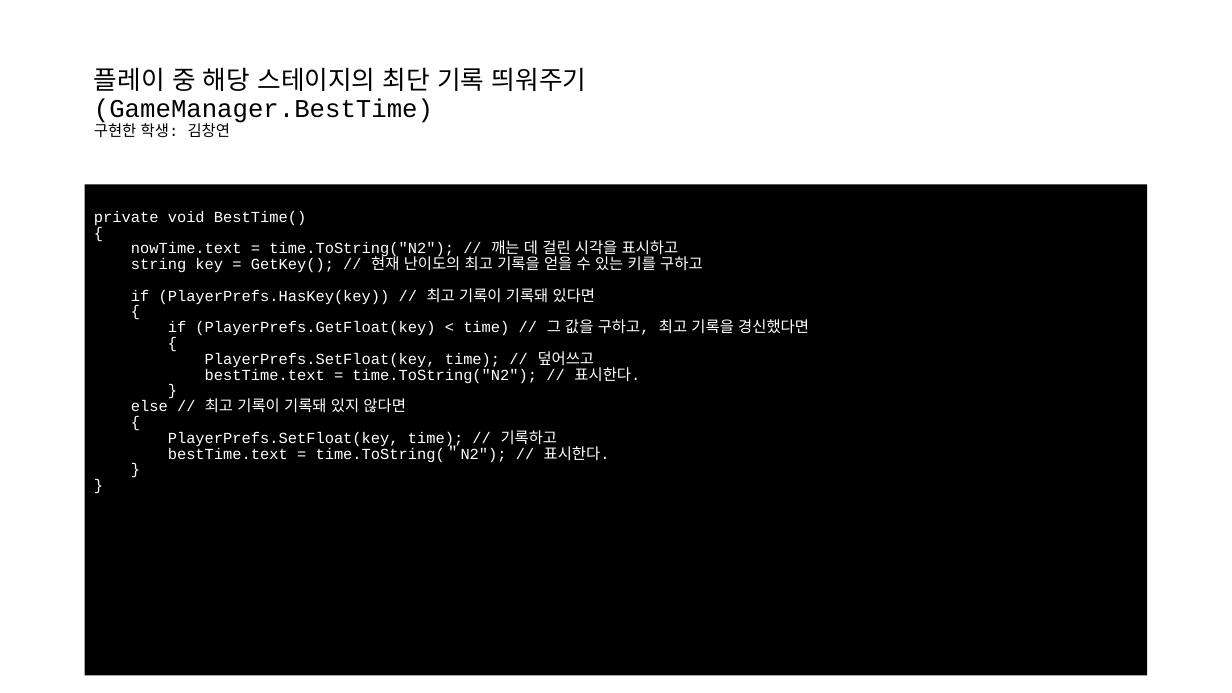
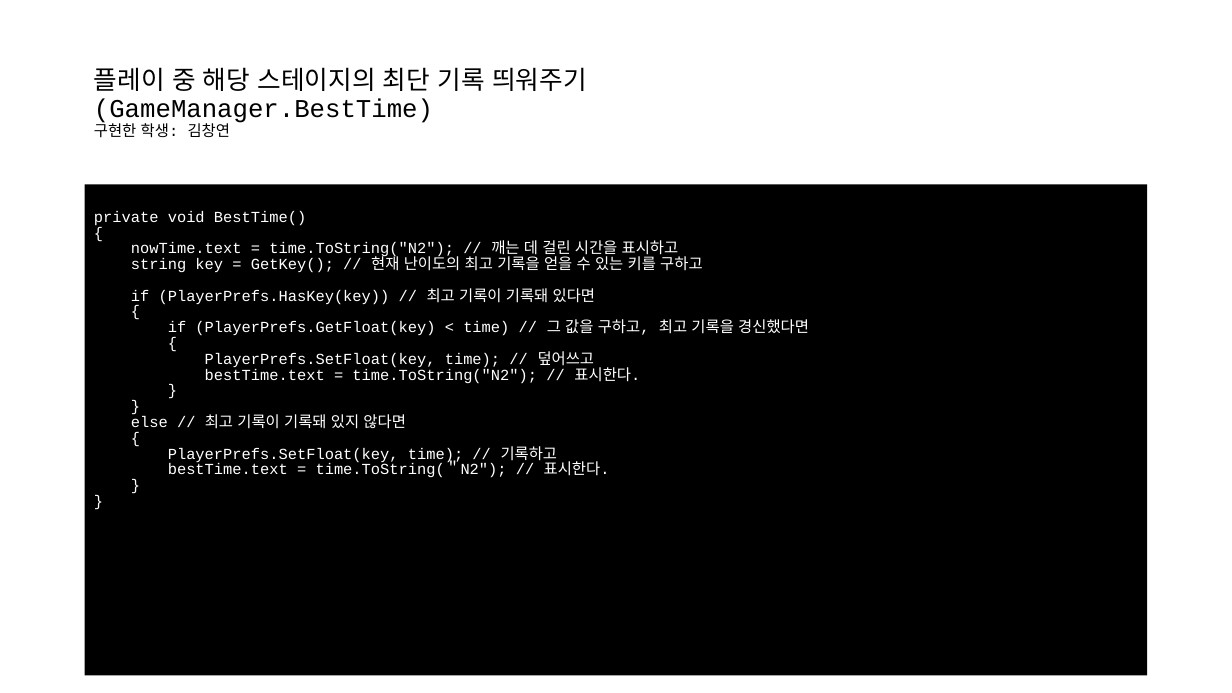
Before and after one commit to EnBalor/CardFlip, a slide deck: slide 13 of B-6 미니프로젝트 발표자료.pptx (slide 7 before the commit). Drawn at 1232x693 pixels with LibreOffice and Linux fonts; fonts in the diff are those of the drawing. Boxes give left, top, right and bottom in pixels: in the first picture for what was removed or moved away, otherwise in the second. Text is boxed around its words. In the diff, an @@ line names an element or a change of style, - is before the commit and + after.

```diff
--- a/B-6 미니프로젝트 발표자료.pptx
+++ b/B-6 미니프로젝트 발표자료.pptx
@@ text at <box>85,185,1148,676</box>: paragraph added @@
+}
@@ text at <box>131,240,679,258</box>: text changed @@
-nowTime.text = time.ToString("N2"); // 깨는 데 걸린 시각을 표시하고
+nowTime.text = time.ToString("N2"); // 깨는 데 걸린 시간을 표시하고
```
Also in this commit, not shown: 9 slides added, 1 other file.
